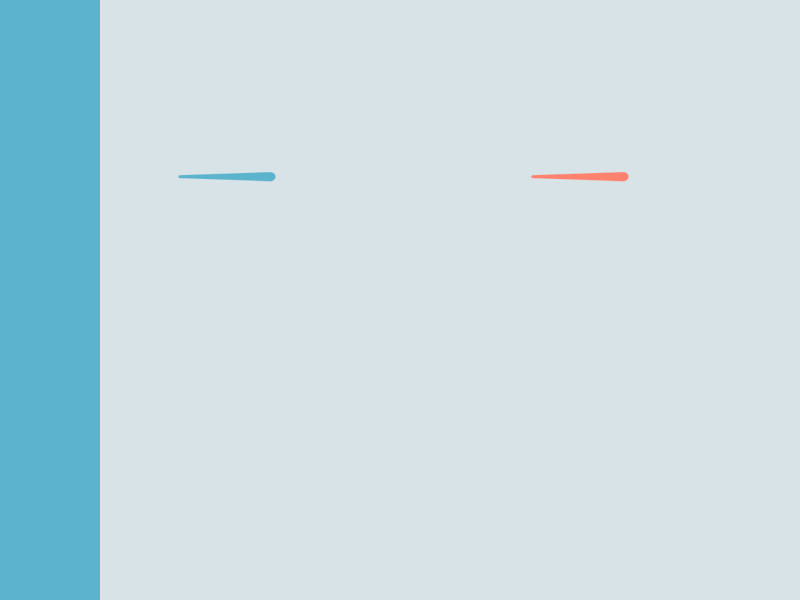
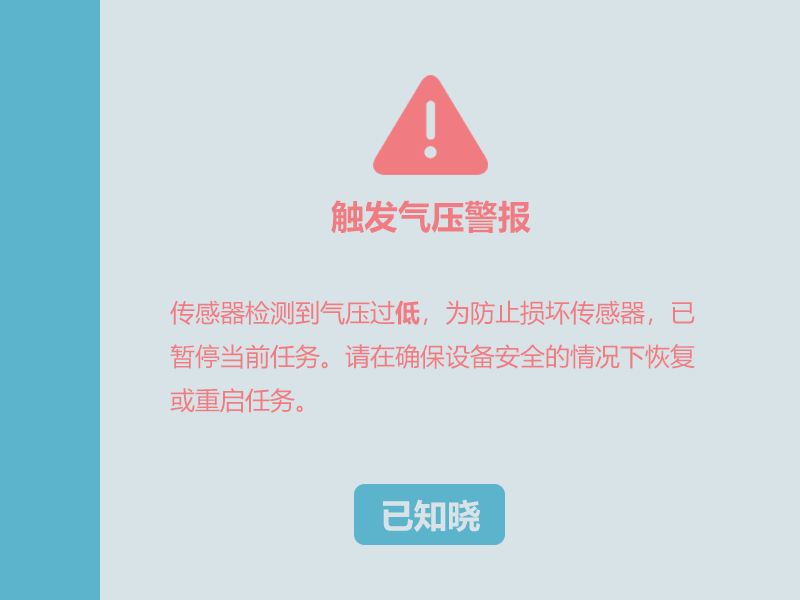
Revision of a layered 800×600 image; what changed, layer by layer:
added group "各种提醒" with 16 layers above "暂未启用" over [170, 75, 695, 545]
added layer "触发气压警报" in group "各种提醒" over [331, 200, 531, 234]
added layer "已知晓" in group "各种提醒" over [383, 499, 480, 532]
added layer "警报知晓" in group "各种提醒" over [354, 484, 505, 545]
added layer "传感器检测到气压过低，为防止损坏传感器，已 暂停当前任务。请在确保设备安全的情况下恢复 或重启任务。" in group "各种提醒" over [170, 300, 695, 413]
added layer "警示红" in group "各种提醒" over [373, 75, 488, 175]
hid group "仪表盘" (18 layers) over [178, 75, 629, 234]
hid "指针-压力" over [178, 86, 418, 182]
hid "指针-温度" over [471, 132, 629, 182]
